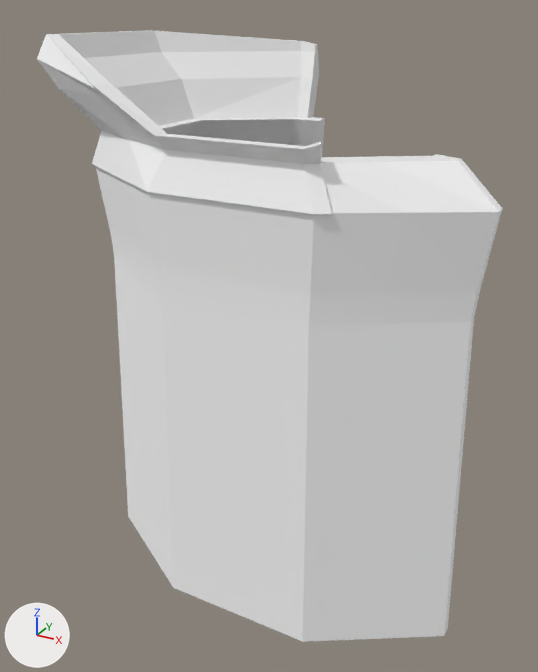
The OBJ model Models/person_thin_cape.obj as it was, and as the next commit left it.
Both versions are drawn from a camera (50 mm lens) standing at (0.368, -0.74, 0.825) and looking at (-0.043, 0.006, 0.452). The lights are fixed; the arrows at lower left show +X, +Y and +Z. The picture after the commit comes second. Where no turn or scale is listed for an object, it has been applied to the vertices.

In view in the first picture: 'person_thin_cape'.
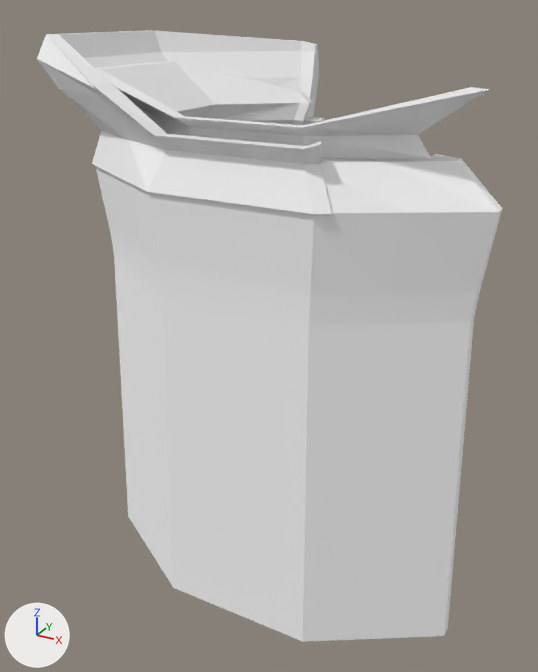
Changed parts and their boxes (x1, y1, x2, y2) in the pictures (538 x 672 px):
part 1 of me_person_thin_cape, added
    after: (95, 61, 491, 158)

What changed in the scene script:
```text
Change me_person_thin_cape:
    used by ob_person_thin_cape; location = (0.0, 0.0, 0.0)
    remove me_person_thin_cape.from_pydata(...)  # 274 vertices, 536 faces; spans x -0.276..0.232, y -0.157..0.221, z 0.16..0.8
    add me_person_thin_cape.from_pydata(...)  # 330 vertices, 644 faces; spans x -0.276..0.232, y -0.157..0.221, z 0.16..0.8
    me_person_thin_cape part 1: a new loose piece of 56 vertices spanning x -0.232..0.218, y -0.137..0.15, z 0.68..0.765
```
